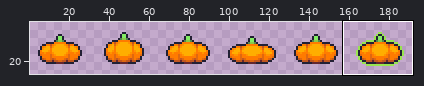
Edited in one commit: sprite sheet (gfx/pumpkin.png). Above, an overview of the earlier version with the close-up marked.
Close-up. As it was:
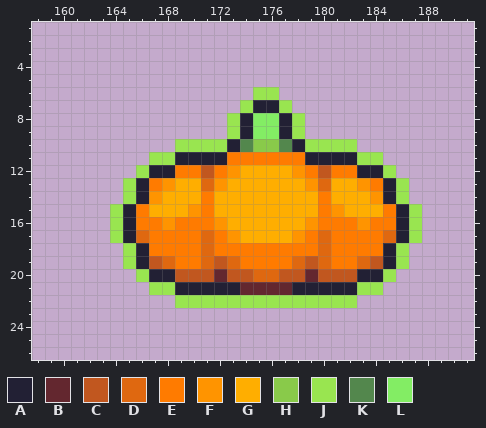
The file is 192x32 pixels. Shown: x 158..191, y 1..26. The wide view leaves out empty margins.
Palette (. is transparent): A #222034  B #63272f  C #c1571f  D #df6810  E #ff7b00  F #ff9400  G #ffae00  H #89ca4a  J #99e550  K #53874d  L #83ed64
Once edited:
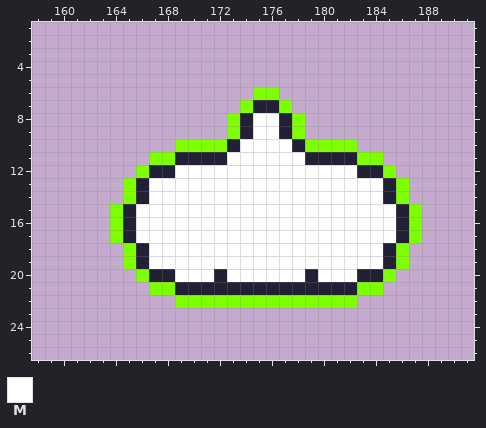
Colours new in this view: M #ffffff
The author wrote: better highlights + zombie pumpkin
Change:
colour J: #99e550 -> #7dff00
y 8..9: x 175..176 LL -> MM
y 10: x 174..177 KHHK -> MMMM
y 11: x 173..178 EEEEEE -> MMMMMM
y 12: x 169..182 EECEFGGGGFECEE -> MMMMMMMMMMMMMM
y 13: x 167..184 EFGGDFGGGGGGFDGGFE -> MMMMMMMMMMMMMMMMMM
y 14: x 167..184 FGGGEGGGGGGGGEGGGF -> MMMMMMMMMMMMMMMMMM
y 15: x 166..185 EGGGFEGGGGGGGGEFGGGE -> MMMMMMMMMMMMMMMMMMMM
y 16: x 166..185 EEFEEEFGGGGGGFEEEFEE -> MMMMMMMMMMMMMMMMMMMM
y 17: x 166..185 DEEEEDEFGGGGFEDEEEED -> MMMMMMMMMMMMMMMMMMMM
y 18: x 167..184 EEEEDEEEEEEEEDEEEE -> MMMMMMMMMMMMMMMMMM
y 19: x 167..184 CDEEDCDEEEEDCDEEDC -> MMMMMMMMMMMMMMMMMM
y 20: x 169..182 CCCBCCDDCCBCCC -> MMMAMMMMMMAMMM
y 21: x 174..177 BBBB -> AAAA
Changed places in both close-ups, as pixel boxes (x1, y1, x2, y2):
changed: (110, 87, 422, 308)
